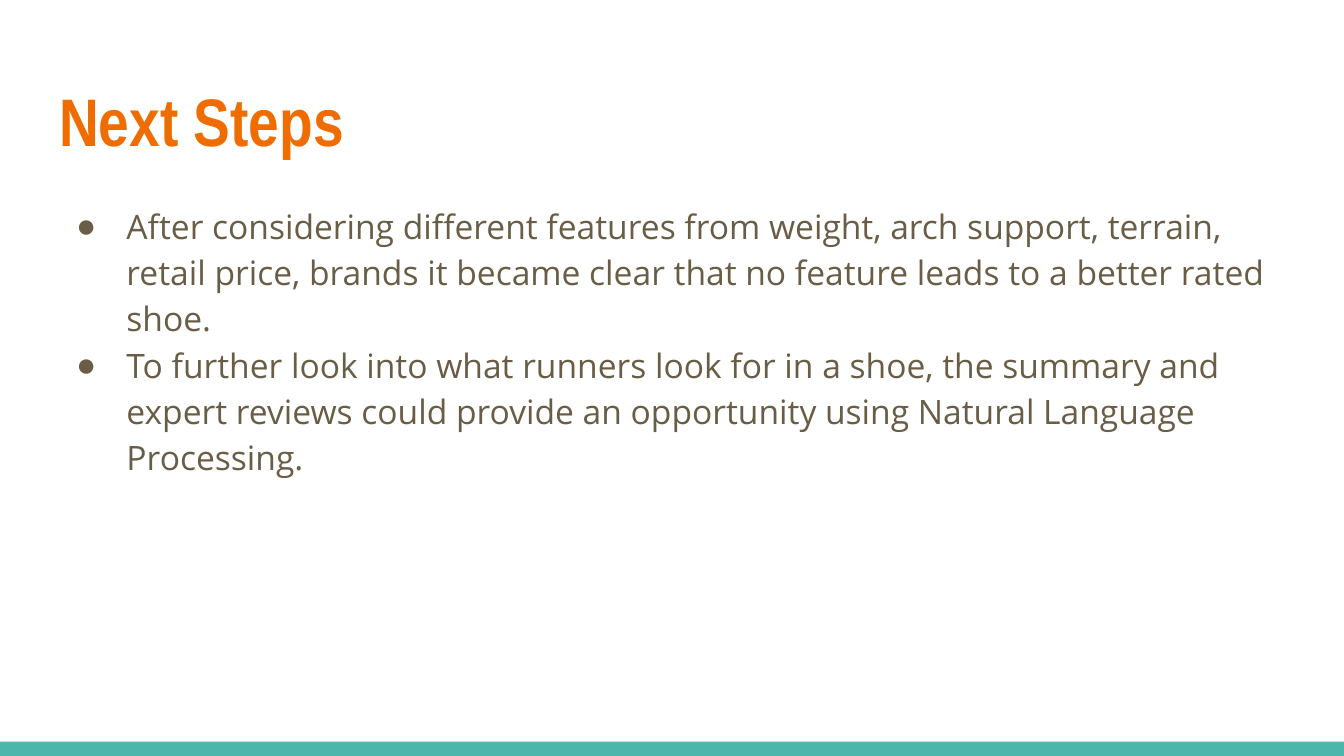
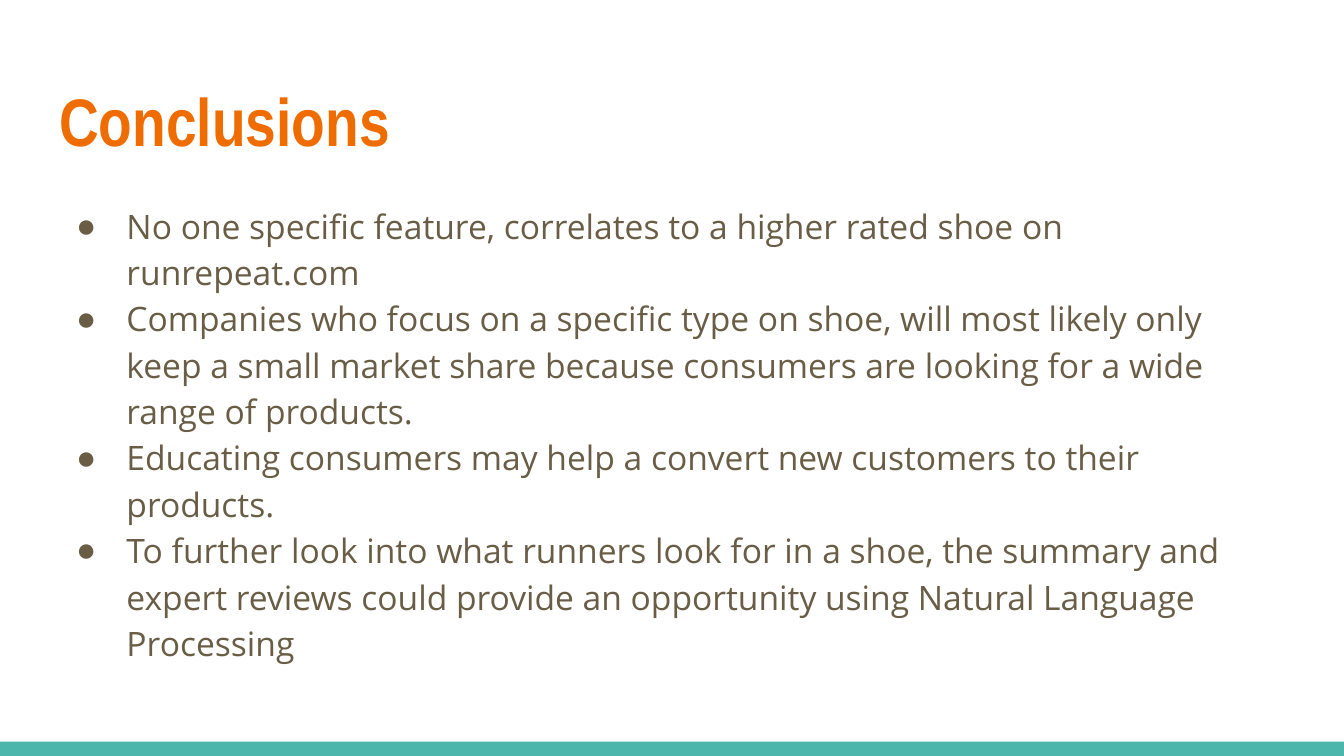
Before and after one commit to jschiavone45/Run_Repeat_Scraper, a slide deck: slide 9 of Run_Repeat_Analysis_Presentation.pptx. Drawn at 1344x756 pixels with LibreOffice and Linux fonts; fonts in the diff are those of the drawing. Boxes give left, top, right and bottom in pixels: in the first picture for what was removed or moved away, otherwise in the second. Text is boxed around its words. In the diff, an @@ line names an element or a change of style, - is before the commit and + after.

```diff
--- a/Run_Repeat_Analysis_Presentation.pptx
+++ b/Run_Repeat_Analysis_Presentation.pptx
@@ title at box(59, 97, 389, 147): text changed @@
-Next Steps
+Conclusions
@@ text at box(126, 213, 1219, 664): text changed @@
-● After considering different features from weight, arch support, terrain, retail price, brands it became clear that no feature leads to a better rated shoe.
-● To further look into what runners look for in a shoe, the summary and expert reviews could provide an opportunity using Natural Language Processing.
+● No one specific feature, correlates to a higher rated shoe on runrepeat.com
+● Companies who focus on a specific type on shoe, will most likely only keep a small market share because consumers are looking for a wide range of products.
+● Educating consumers may help a convert new customers to their products.
+● To further look into what runners look for in a shoe, the summary and expert reviews could provide an opportunity using Natural Language Processing
```
Also in this commit, not shown: 3 other slides changed, 1 slide added, 1 slide removed, 1 other file.
